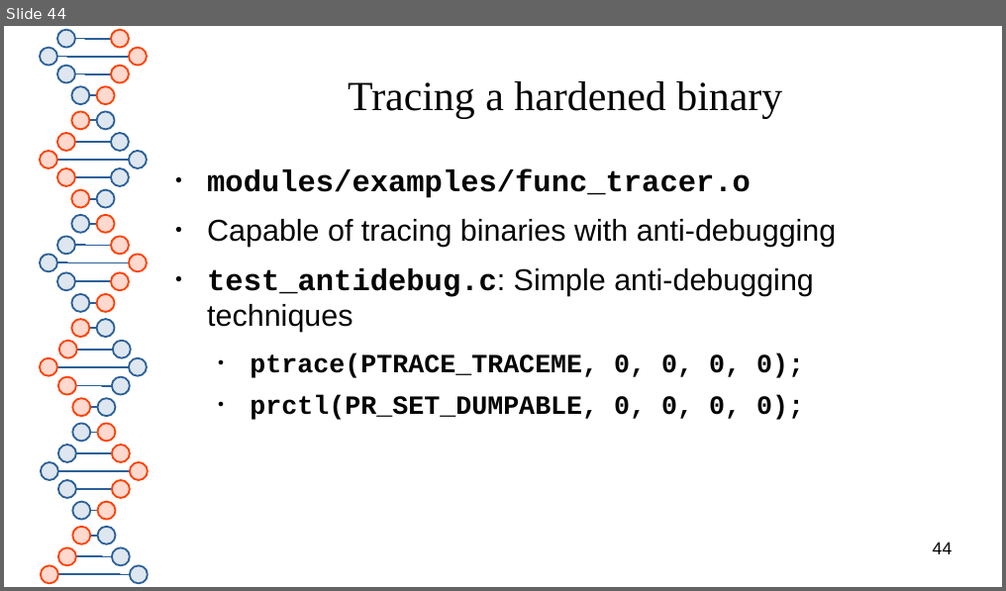
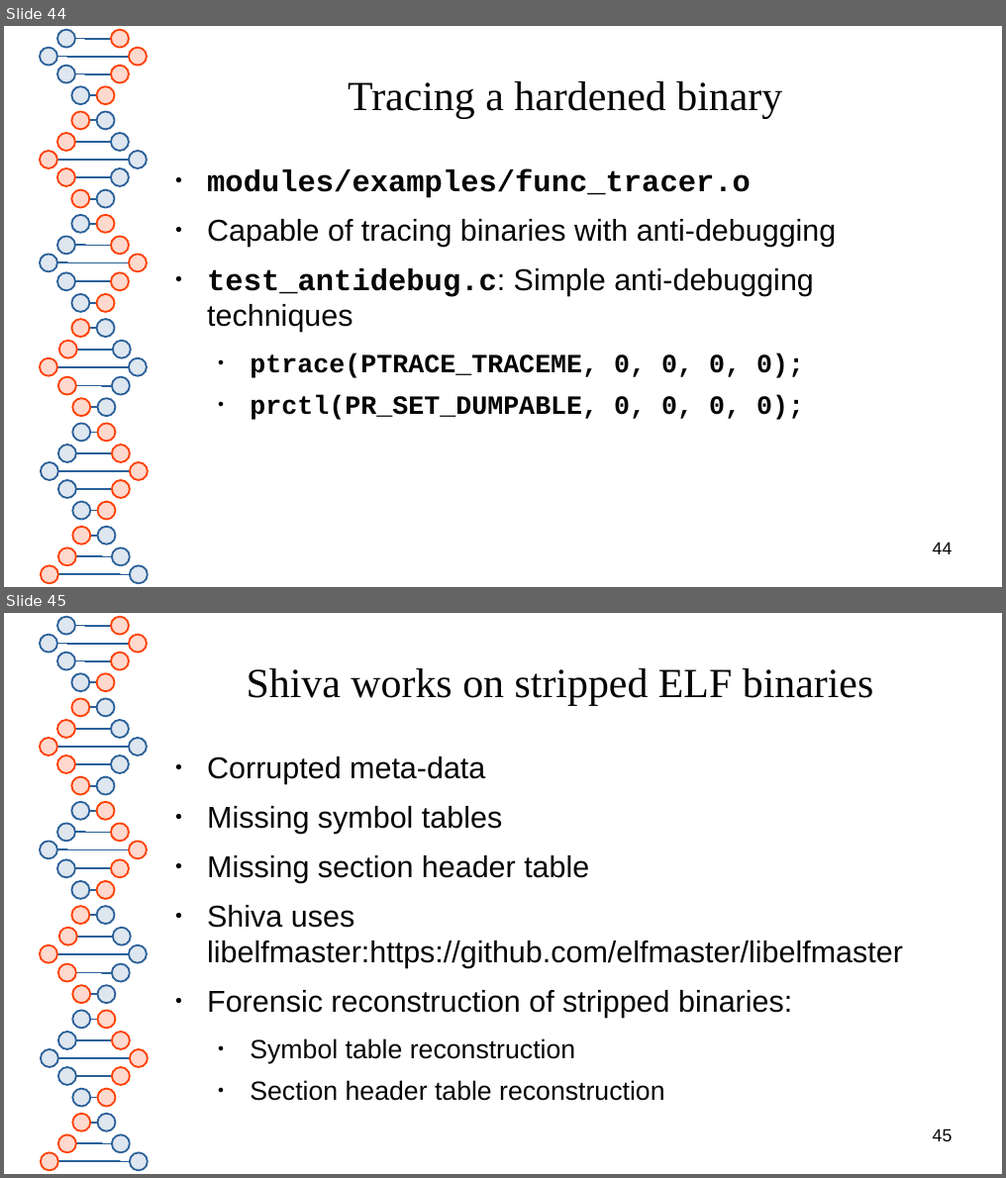
Before and after one commit to advanced-microcode-patching/shiva, a slide deck: presentation/shiva_runtime.odp. Shown one above the other, each under a label of ours: slide 44 before the commit, slides 44 and 45 after it. The pictures are 1006x591 and 1006x1178 pixels, drawn with LibreOffice and Linux fonts; fonts in the diff are those of the drawing. Boxes give left, top, right and bottom in pixels: in the first picture for what was removed or moved away, otherwise in the second. Text is boxed around its words. In the diff, an @@ line names an element or a change of style, - is before the commit and + after.

```diff
--- a/presentation/shiva_runtime.odp
+++ b/presentation/shiva_runtime.odp
@@ slide 45 added at [4, 613, 1002, 1174], background #FFFFFF; not listed: 81 template elements that a slide beside it also shows @@
@@ title added at [247, 668, 873, 705], 33 pt, text #050505 @@
+Shiva works on stripped ELF binaries
@@ text added at [207, 757, 903, 1101], 24 pt, text #050505 @@
+● Corrupted meta-data
+● Missing symbol tables
+● Missing section header table
+● Shiva uses libelfmaster:https://github.com/elfmaster/libelfmaster
+● Forensic reconstruction of stripped binaries:
+  ● Symbol table reconstruction
+  ● Section header table reconstruction
@@ page number added at [933, 1129, 952, 1142], 14 pt, text #000000 @@
+45
```
Also in this commit, not shown: 1 slide changed, 2 other slides added, 1 other file.
